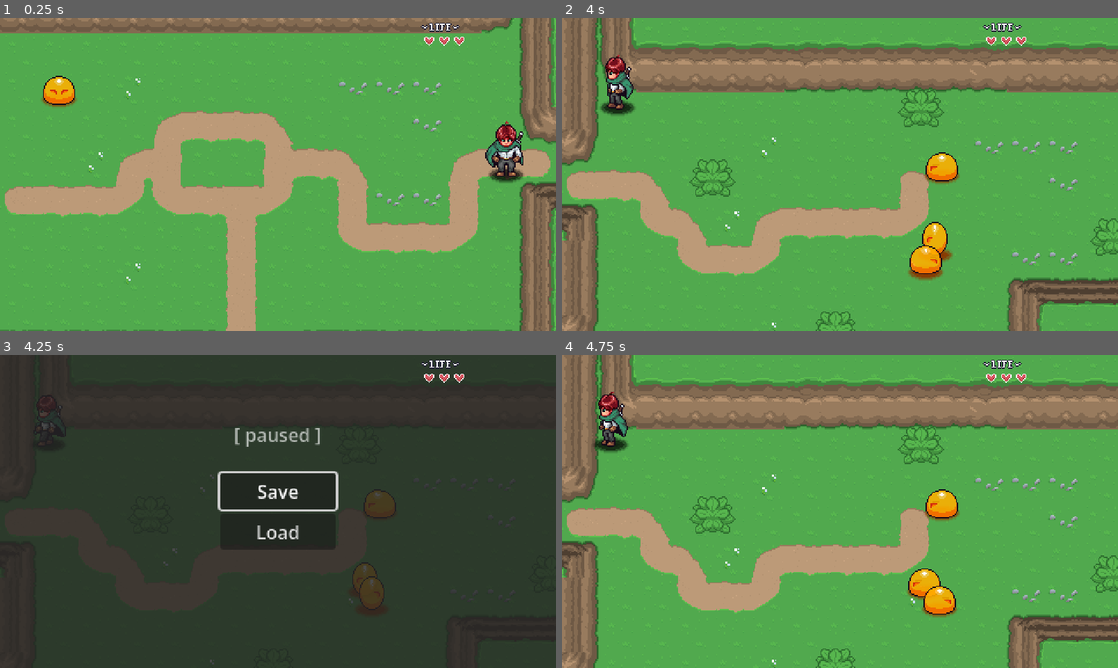
Above: before the commit, frames 1-4 (two rows, left to right).
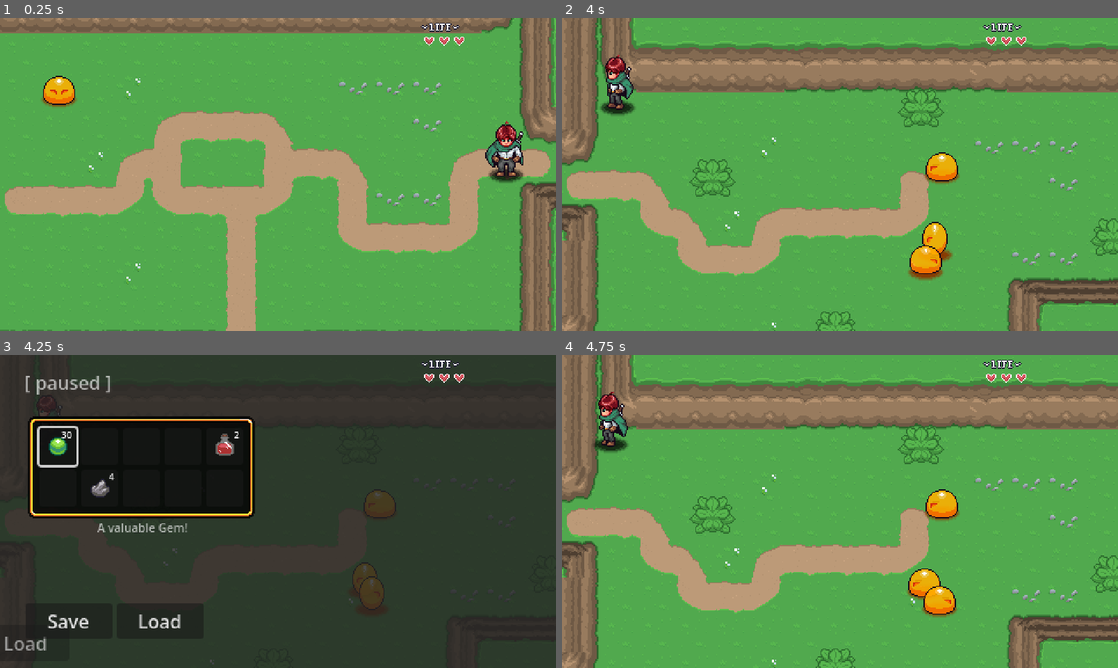
Above: after the commit, the same moments.

Repository: sirzes02/Godot-test
Game: Godot game, scene res://levels/area01/01.tscn
The game is run twice, just before and just after one commit, with the same random seed, the same clock (stepped at 60 frames per second) and the same inputs.
Inputs:
- Up to frame 1 (0.25 s): no input
- Up to frame 2 (4 s): tap Enter at 0.5 s; hold D (right) 0.53-1.28 s; hold Space (attack) 0.53-1.28 s; hold S (down) 1.28-2.03 s; tap Space (attack) at 1.35, 2.85 s; hold D (right) 2.03-2.78 s; hold Space (attack) 2.03-2.78 s; hold W (up) 2.78-3.53 s; hold A (left) from 3.53 s (still down); hold Space (attack) from 3.53 s (still down)
- Up to frame 3 (4.25 s): keep holding A (left); keep holding Space (attack); tap Escape (pause) at 4.15 s
- Up to frame 4 (4.75 s): release A (left) at 4.25 s; release Space (attack) at 4.25 s; click "Save" at 4.25 s

Frames 1-2 are identical in both runs. In frame 3, 15% of the frame differs, in the area x 0-61%, y 6-95%; in frame 4, nothing differs.

Commit message:
Resource Based Inventory System (part I)

Diff:
--- /dev/null
+++ b/gui/pause_menu/inventory/inventory_slot.tscn
@@ -0,0 +1,29 @@
+[gd_scene format=3 uid="uid://ceoaksai3yr1"]
+
+[ext_resource type="Texture2D" uid="uid://xv7vbfodkwkx" path="res://items/sprites/items.png" id="1_h0725"]
+[ext_resource type="Script" uid="uid://d3suo2mfmm8ju" path="res://gui/pause_menu/inventory/scripts/inventory_slot_ui.gd" id="1_jb7kx"]
+
+[sub_resource type="AtlasTexture" id="AtlasTexture_u5lw2"]
+atlas = ExtResource("1_h0725")
+region = Rect2(0, 0, 32, 32)
+
+[node name="InventorySlot" type="Button" unique_id=333369102]
+custom_minimum_size = Vector2(32, 32)
+offset_right = 32.0
+offset_bottom = 32.0
+script = ExtResource("1_jb7kx")
+
+[node name="TextureRect" type="TextureRect" parent="." unique_id=48575359]
+layout_mode = 0
+offset_right = 32.0
+offset_bottom = 32.0
+texture = SubResource("AtlasTexture_u5lw2")
+stretch_mode = 3
+
+[node name="Label" type="Label" parent="." unique_id=1026208936]
+layout_mode = 0
+offset_right = 29.0
+offset_bottom = 23.0
+theme_override_font_sizes/font_size = 8
+text = "99"
+horizontal_alignment = 2
--- /dev/null
+++ b/gui/pause_menu/inventory/player_inventory.tres
@@ -0,0 +1,30 @@
+[gd_resource type="Resource" script_class="InventoryData" format=3 uid="uid://blj4h7rnd0fmh"]
+
+[ext_resource type="Script" uid="uid://055e7l8mor2c" path="res://gui/pause_menu/inventory/scripts/inventory_data.gd" id="1_ly8v7"]
+[ext_resource type="Script" uid="uid://bm86olkry6ywk" path="res://gui/pause_menu/inventory/scripts/slot_data.gd" id="2_mleg5"]
+[ext_resource type="Resource" uid="uid://8qgcg0rmriho" path="res://items/gem.tres" id="3_mleg5"]
+[ext_resource type="Resource" uid="uid://b1y2o87cmew1w" path="res://items/potion.tres" id="4_7ev3v"]
+[ext_resource type="Resource" uid="uid://d0qvih0usgnvp" path="res://items/stone.tres" id="5_wks6u"]
+
+[sub_resource type="Resource" id="Resource_1yi2q"]
+script = ExtResource("2_mleg5")
+item_data = ExtResource("3_mleg5")
+quantity = 30
+metadata/_custom_type_script = "uid://bm86olkry6ywk"
+
+[sub_resource type="Resource" id="Resource_kb7hr"]
+script = ExtResource("2_mleg5")
+item_data = ExtResource("4_7ev3v")
+quantity = 2
+metadata/_custom_type_script = "uid://bm86olkry6ywk"
+
+[sub_resource type="Resource" id="Resource_hrir3"]
+script = ExtResource("2_mleg5")
+item_data = ExtResource("5_wks6u")
+quantity = 4
+metadata/_custom_type_script = "uid://bm86olkry6ywk"
+
+[resource]
+script = ExtResource("1_ly8v7")
+slots = Array[ExtResource("2_mleg5")]([SubResource("Resource_1yi2q"), null, null, null, SubResource("Resource_kb7hr"), null, SubResource("Resource_hrir3"), null, null, null])
+metadata/_custom_type_script = "uid://055e7l8mor2c"
--- /dev/null
+++ b/gui/pause_menu/inventory/scripts/inventory_data.gd
@@ -0,0 +1,6 @@
+class_name InventoryData extends Resource
+
+@export var slots: Array[SlotData]
+
+func add_item() -> void:
+	pass
--- /dev/null
+++ b/gui/pause_menu/inventory/scripts/inventory_slot_ui.gd
@@ -0,0 +1,33 @@
+class_name InventorySlotUI extends Button
+
+var slot_data: SlotData :
+	set = set_slot_data
+
+@onready var texture_rect: TextureRect = $TextureRect
+@onready var label: Label = $Label
+
+func _ready() -> void:
+	texture_rect.texture = null
+	label.text = ""
+	focus_entered.connect(item_focused)
+	focus_exited.connect(item_unfocused)
+
+func set_slot_data(value: SlotData) -> void:
+	slot_data = value
+
+	if slot_data == null:
+		return
+
+	texture_rect.texture = slot_data.item_data.texture
+	label.text = str(slot_data.quantity)
+
+func item_focused() -> void:
+	if slot_data == null or slot_data.item_data == null:
+		return
+
+	PauseMenu.update_item_description(slot_data.item_data.description)
+	pass
+
+func item_unfocused() -> void:
+	PauseMenu.update_item_description("")
+	pass
--- /dev/null
+++ b/gui/pause_menu/inventory/scripts/inventory_ui.gd
@@ -0,0 +1,23 @@
+class_name InventoryUI extends Control
+
+const INVENTORY_SLOT = preload("res://gui/pause_menu/inventory/inventory_slot.tscn")
+
+@export var data: InventoryData
+
+func _ready() -> void:
+	PauseMenu.shown.connect(update_inventory)
+	PauseMenu.hidden.connect(clear_inventory)
+	clear_inventory()
+	pass
+
+func clear_inventory() -> void:
+	for child in get_children():
+		child.queue_free()
+
+func update_inventory() -> void:
+	for slot in data.slots:
+		var new_slot = INVENTORY_SLOT.instantiate()
+		add_child(new_slot)
+		new_slot.slot_data = slot
+
+	get_child(0).grab_focus()
--- /dev/null
+++ b/gui/pause_menu/inventory/scripts/slot_data.gd
@@ -0,0 +1,4 @@
+class_name SlotData extends Resource
+
+@export var item_data: ItemData
+@export var quantity: int = 0
--- a/gui/pause_menu/pause_menu.gd
+++ b/gui/pause_menu/pause_menu.gd
@@ -1,7 +1,11 @@
 extends CanvasLayer
 
-@onready var button_load: Button = $VBoxContainer/Button_Load
-@onready var button_save: Button = $VBoxContainer/Button_Save
+signal shown
+signal hidden
+
+@onready var button_load: Button = $Control/HBoxContainer/Button_Load
+@onready var button_save: Button = $Control/HBoxContainer/Button_Save
+@onready var item_description: Label = $Control/ItemDescription
 
 var is_paused: bool = false
 
@@ -24,12 +28,13 @@
 	get_tree().paused = true
 	visible = true
 	is_paused = true
-	button_save.grab_focus()
+	shown.emit()
 
 func hide_pause_menu() -> void:
 	get_tree().paused = false
 	visible = false
 	is_paused = false
+	hidden.emit()
 
 func _on_save_pressed() -> void:
 	if !is_paused:
@@ -47,3 +52,6 @@
 	await LevelManager.level_load_started
 	hide_pause_menu()
 	pass
+
+func update_item_description(new_text: String) -> void:
+	item_description.text = new_text
--- a/gui/pause_menu/pause_menu.tscn
+++ b/gui/pause_menu/pause_menu.tscn
@@ -1,12 +1,40 @@
 [gd_scene format=3 uid="uid://fft2clkfyt2x"]
 
 [ext_resource type="Script" uid="uid://dakb76x6i1o0v" path="res://gui/pause_menu/pause_menu.gd" id="1_rwe7i"]
+[ext_resource type="Texture2D" uid="uid://xv7vbfodkwkx" path="res://items/sprites/items.png" id="2_1wcnx"]
+[ext_resource type="Script" uid="uid://b51mtob3pito7" path="res://gui/pause_menu/inventory/scripts/inventory_ui.gd" id="3_ddhtv"]
+[ext_resource type="PackedScene" uid="uid://ceoaksai3yr1" path="res://gui/pause_menu/inventory/inventory_slot.tscn" id="3_u4fh8"]
+[ext_resource type="Resource" uid="uid://blj4h7rnd0fmh" path="res://gui/pause_menu/inventory/player_inventory.tres" id="4_t7424"]
+
+[sub_resource type="AtlasTexture" id="AtlasTexture_u4fh8"]
+atlas = ExtResource("2_1wcnx")
+region = Rect2(96, 0, 32, 32)
+
+[sub_resource type="StyleBoxTexture" id="StyleBoxTexture_rwe7i"]
+content_margin_left = 10.0
+content_margin_top = 10.0
+content_margin_right = 10.0
+content_margin_bottom = 10.0
+texture = SubResource("AtlasTexture_u4fh8")
+texture_margin_left = 14.0
+texture_margin_top = 14.0
+texture_margin_right = 14.0
+texture_margin_bottom = 14.0
 
 [node name="PauseMenu" type="CanvasLayer" unique_id=890266434]
 process_mode = 3
 script = ExtResource("1_rwe7i")
 
-[node name="ColorRect" type="ColorRect" parent="." unique_id=823572466]
+[node name="Control" type="Control" parent="." unique_id=501743406]
+layout_mode = 3
+anchors_preset = 15
+anchor_right = 1.0
+anchor_bottom = 1.0
+grow_horizontal = 2
+grow_vertical = 2
+
+[node name="ColorRect" type="ColorRect" parent="Control" unique_id=823572466]
+layout_mode = 1
 anchors_preset = 15
 anchor_right = 1.0
 anchor_bottom = 1.0
@@ -14,35 +42,111 @@
 grow_vertical = 2
 color = Color(0.14117648, 0.14117648, 0.14117648, 0.83137256)
 
-[node name="VBoxContainer" type="VBoxContainer" parent="." unique_id=1811820362]
+[node name="Label" type="Label" parent="Control" unique_id=2103659482]
+modulate = Color(1, 1, 1, 0.64705884)
+layout_mode = 1
+anchors_preset = 5
+anchor_left = 0.5
+anchor_right = 0.5
+offset_left = -219.0
+offset_top = 12.0
+offset_right = -143.0
+offset_bottom = 35.0
+grow_horizontal = 2
+text = "[ paused ]"
+
+[node name="ItemDescription" type="Label" parent="Control" unique_id=473431759]
+modulate = Color(1, 1, 1, 0.64705884)
+layout_mode = 1
+anchors_preset = 5
+anchor_left = 0.5
+anchor_right = 0.5
+offset_left = -208.0
+offset_top = 142.0
+offset_right = -25.0
+offset_bottom = 165.0
+grow_horizontal = 2
+theme_override_font_sizes/font_size = 10
+text = "This red drink restore your health!"
+horizontal_alignment = 1
+autowrap_mode = 2
+
+[node name="HBoxContainer" type="HBoxContainer" parent="Control/ItemDescription" unique_id=643849601]
+layout_mode = 1
 anchors_preset = 8
 anchor_left = 0.5
 anchor_top = 0.5
 anchor_right = 0.5
 anchor_bottom = 0.5
-offset_left = -50.0
-offset_top = -33.0
-offset_right = 50.0
-offset_bottom = 33.0
+offset_left = -218.0
+offset_top = 79.0
+offset_right = -64.0
+offset_bottom = 110.0
 grow_horizontal = 2
 grow_vertical = 2
 
-[node name="Button_Save" type="Button" parent="VBoxContainer" unique_id=1868904575]
+[node name="Button_Save" type="Button" parent="Control/ItemDescription/HBoxContainer" unique_id=729262927]
+custom_minimum_size = Vector2(75, 0)
 layout_mode = 2
 text = "Save"
 
-[node name="Button_Load" type="Button" parent="VBoxContainer" unique_id=1579410634]
+[node name="Button_Load" type="Button" parent="Control/ItemDescription/HBoxContainer" unique_id=1291613982]
+custom_minimum_size = Vector2(75, 0)
 layout_mode = 2
 text = "Load"
 
-[node name="Label" type="Label" parent="." unique_id=2103659482]
-modulate = Color(1, 1, 1, 0.64705884)
-anchors_preset = 5
+[node name="PanelContainer" type="PanelContainer" parent="Control" unique_id=626330285]
+layout_mode = 0
+offset_left = 24.0
+offset_top = 53.0
+offset_right = 220.0
+offset_bottom = 141.0
+theme_override_styles/panel = SubResource("StyleBoxTexture_rwe7i")
+
+[node name="GridContainer" type="GridContainer" parent="Control/PanelContainer" unique_id=740533857]
+layout_mode = 2
+columns = 5
+script = ExtResource("3_ddhtv")
+data = ExtResource("4_t7424")
+
+[node name="InventorySlot" parent="Control/PanelContainer/GridContainer" unique_id=333369102 instance=ExtResource("3_u4fh8")]
+layout_mode = 2
+
+[node name="InventorySlot2" parent="Control/PanelContainer/GridContainer" unique_id=594408954 instance=ExtResource("3_u4fh8")]
+layout_mode = 2
+
+[node name="InventorySlot3" parent="Control/PanelContainer/GridContainer" unique_id=893933934 instance=ExtResource("3_u4fh8")]
+layout_mode = 2
+
+[node name="InventorySlot4" parent="Control/PanelContainer/GridContainer" unique_id=29368847 instance=ExtResource("3_u4fh8")]
+layout_mode = 2
+
+[node name="InventorySlot5" parent="Control/PanelContainer/GridContainer" unique_id=1439361466 instance=ExtResource("3_u4fh8")]
+layout_mode = 2
+
+[node name="InventorySlot6" parent="Control/PanelContainer/GridContainer" unique_id=95514426 instance=ExtResource("3_u4fh8")]
+layout_mode = 2
+
+[node name="HBoxContainer" type="HBoxContainer" parent="Control" unique_id=2034601165]
+layout_mode = 1
+anchors_preset = 8
 anchor_left = 0.5
+anchor_top = 0.5
 anchor_right = 0.5
-offset_left = -38.0
-offset_top = 57.0
-offset_right = 38.0
-offset_bottom = 80.0
+anchor_bottom = 0.5
+offset_left = -218.0
+offset_top = 79.0
+offset_right = -64.0
+offset_bottom = 110.0
 grow_horizontal = 2
-text = "[ paused ]"
+grow_vertical = 2
+
+[node name="Button_Save" type="Button" parent="Control/HBoxContainer" unique_id=1868904575]
+custom_minimum_size = Vector2(75, 0)
+layout_mode = 2
+text = "Save"
+
+[node name="Button_Load" type="Button" parent="Control/HBoxContainer" unique_id=1579410634]
+custom_minimum_size = Vector2(75, 0)
+layout_mode = 2
+text = "Load"
--- /dev/null
+++ b/items/gem.tres
@@ -0,0 +1,15 @@
+[gd_resource type="Resource" script_class="ItemData" format=3 uid="uid://8qgcg0rmriho"]
+
+[ext_resource type="Script" uid="uid://dk26mo3s51sr3" path="res://items/scripts/item_data.gd" id="1_m7x72"]
+[ext_resource type="Texture2D" uid="uid://xv7vbfodkwkx" path="res://items/sprites/items.png" id="2_o2n4o"]
+
+[sub_resource type="AtlasTexture" id="AtlasTexture_gbvxt"]
+atlas = ExtResource("2_o2n4o")
+region = Rect2(0, 0, 32, 32)
+
+[resource]
+script = ExtResource("1_m7x72")
+name = "Gem"
+description = "A valuable Gem!"
+texture = SubResource("AtlasTexture_gbvxt")
+metadata/_custom_type_script = "uid://dk26mo3s51sr3"
--- /dev/null
+++ b/items/potion.tres
@@ -0,0 +1,15 @@
+[gd_resource type="Resource" script_class="ItemData" format=3 uid="uid://b1y2o87cmew1w"]
+
+[ext_resource type="Script" uid="uid://dk26mo3s51sr3" path="res://items/scripts/item_data.gd" id="1_70df6"]
+[ext_resource type="Texture2D" uid="uid://xv7vbfodkwkx" path="res://items/sprites/items.png" id="2_8h85v"]
+
+[sub_resource type="AtlasTexture" id="AtlasTexture_2nysy"]
+atlas = ExtResource("2_8h85v")
+region = Rect2(32, 0, 32, 32)
+
+[resource]
+script = ExtResource("1_70df6")
+name = "Potion"
+description = "This red drink restore your health!"
+texture = SubResource("AtlasTexture_2nysy")
+metadata/_custom_type_script = "uid://dk26mo3s51sr3"
--- /dev/null
+++ b/items/scripts/item_data.gd
@@ -0,0 +1,5 @@
+class_name ItemData extends Resource
+
+@export var name: String = ""
+@export_multiline var description: String = ""
+@export var texture: Texture2D
--- /dev/null
+++ b/items/stone.tres
@@ -0,0 +1,15 @@
+[gd_resource type="Resource" script_class="ItemData" format=3 uid="uid://d0qvih0usgnvp"]
+
+[ext_resource type="Script" uid="uid://dk26mo3s51sr3" path="res://items/scripts/item_data.gd" id="1_becff"]
+[ext_resource type="Texture2D" uid="uid://xv7vbfodkwkx" path="res://items/sprites/items.png" id="2_mwerj"]
+
+[sub_resource type="AtlasTexture" id="AtlasTexture_uj5p3"]
+atlas = ExtResource("2_mwerj")
+region = Rect2(64, 0, 32, 32)
+
+[resource]
+script = ExtResource("1_becff")
+name = "Stone"
+description = "Who does not love collecting rocks?"
+texture = SubResource("AtlasTexture_uj5p3")
+metadata/_custom_type_script = "uid://dk26mo3s51sr3"
Not shown, added: gui/pause_menu/inventory/scripts/inventory_data.gd.uid
Not shown, added: gui/pause_menu/inventory/scripts/inventory_slot_ui.gd.uid
Not shown, added: gui/pause_menu/inventory/scripts/inventory_ui.gd.uid
Not shown, added: gui/pause_menu/inventory/scripts/slot_data.gd.uid
Not shown, added: items/scripts/item_data.gd.uid
Binary file added: items/sprites/items.png
Not shown, added: items/sprites/items.png.import
